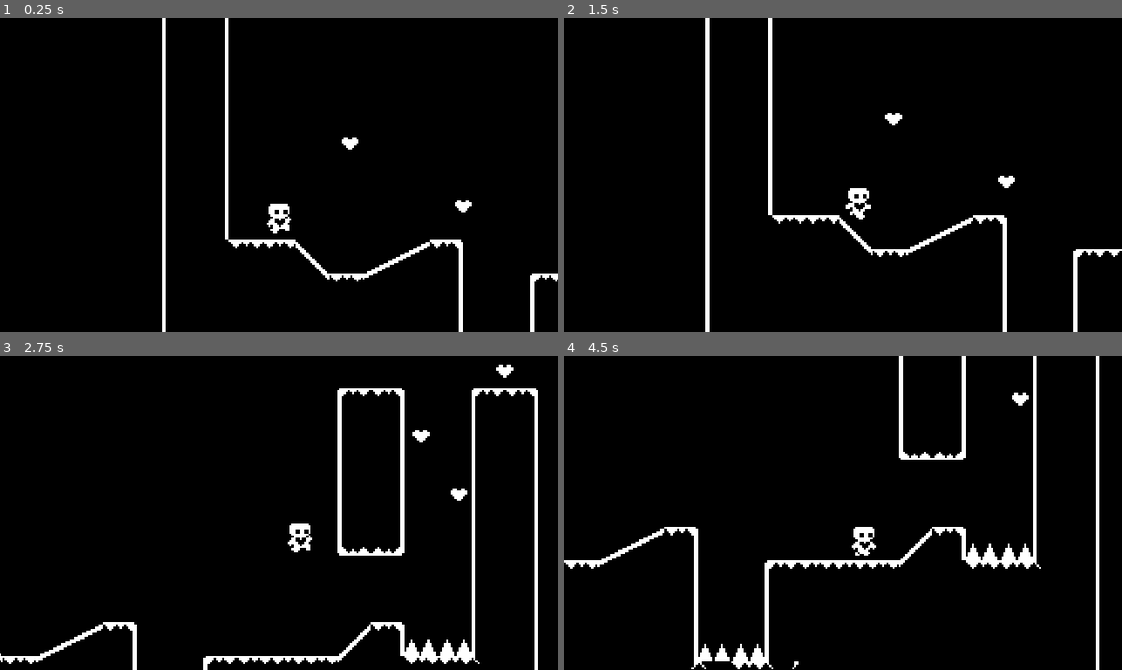
Above: before the commit, frames 1-4 (two rows, left to right).
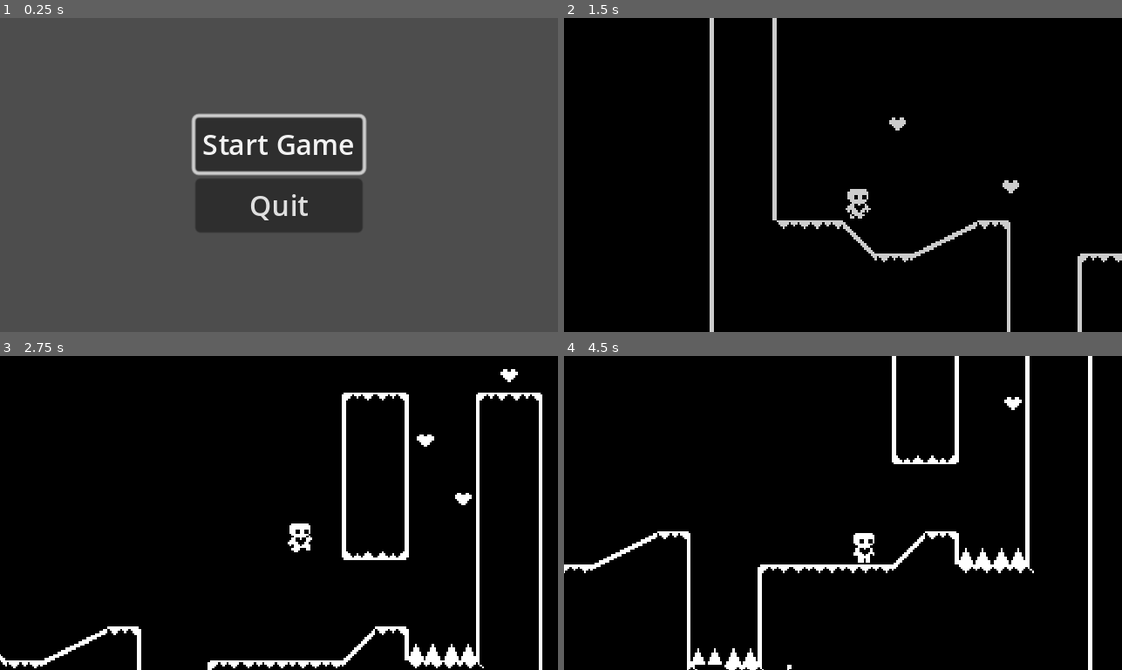
Above: after the commit, the same moments.

Repository: dazheng6/Heart-Platformer
Game: Godot game, scene res://Scenes/start_menu.tscn
The game is run twice, just before and just after one commit, with the same random seed, the same clock (stepped at 60 frames per second) and the same inputs. Before the commit the project starts from res://Scenes/level_one.tscn.
Inputs (mouse positions are in pixels of both pictures, inside the frame that each line leads up to):
- Up to frame 1 (0.25 s): no input
- Up to frame 2 (1.5 s): click (843, 143) at 0.5 s, where only the run after the commit has a clickable "Start Game"; hold Right (move_right) from 1.28 s (still down)
- Up to frame 3 (2.75 s): keep holding Right (move_right); tap Space (jump) at 1.52, 2.27 s
- Up to frame 4 (4.5 s): release Right (move_right) at 2.78 s; hold A (move_left) 2.78-3.53 s; hold Right (move_right) from 3.53 s (still down); tap Space (jump) at 3.77 s

The runs differ from the first frame. In frame 1, 100% of the frame differs, in the area x 0-100%, y 0-100%; in frame 2, 5.4%; in frame 3, 7.2%; in frame 4, 7.3%.

Commit message:
Finished Progress Check 10

Diff:
--- a/Scenes/level_transition.tscn
+++ b/Scenes/level_transition.tscn
@@ -1,6 +1,6 @@
 [gd_scene load_steps=6 format=3 uid="uid://b42xkw66pkthw"]
 
-[ext_resource type="Script" path="res://Scenes/level_transition.gd" id="1_rmjvg"]
+[ext_resource type="Script" path="res://Scripts/level_transition.gd" id="1_rmjvg"]
 
 [sub_resource type="Animation" id="Animation_t0aja"]
 length = 0.001
@@ -71,4 +71,5 @@
 anchor_bottom = 1.0
 grow_horizontal = 2
 grow_vertical = 2
+mouse_filter = 2
 color = Color(0, 0, 0, 0)
--- /dev/null
+++ b/Scenes/start_menu.tscn
@@ -0,0 +1,26 @@
+[gd_scene load_steps=2 format=3 uid="uid://6afht3mywrm3"]
+
+[ext_resource type="Script" path="res://Scripts/start_menu.gd" id="1_yfdsn"]
+
+[node name="StartMenu" type="CenterContainer"]
+anchors_preset = 15
+anchor_right = 1.0
+anchor_bottom = 1.0
+grow_horizontal = 2
+grow_vertical = 2
+script = ExtResource("1_yfdsn")
+
+[node name="VBoxContainer" type="VBoxContainer" parent="."]
+layout_mode = 2
+
+[node name="StartGameButton" type="Button" parent="VBoxContainer"]
+unique_name_in_owner = true
+layout_mode = 2
+text = "Start Game"
+
+[node name="QuitButton" type="Button" parent="VBoxContainer"]
+layout_mode = 2
+text = "Quit"
+
+[connection signal="pressed" from="VBoxContainer/StartGameButton" to="." method="_on_start_game_button_pressed"]
+[connection signal="pressed" from="VBoxContainer/QuitButton" to="." method="_on_quit_button_pressed"]
--- /dev/null
+++ b/Scripts/start_menu.gd
@@ -0,0 +1,14 @@
+extends CenterContainer
+
+@onready var start_game_button = %StartGameButton
+
+func _ready():
+	start_game_button.grab_focus()
+
+func _on_start_game_button_pressed():
+	await LevelTransition.fade_to_black()
+	get_tree().change_scene_to_file("res://Scenes/level_one.tscn")
+	LevelTransition.fade_from_black()
+
+func _on_quit_button_pressed():
+	get_tree().quit()
--- a/project.godot
+++ b/project.godot
@@ -11,7 +11,7 @@
 [application]
 
 config/name="Heart Platformer"
-run/main_scene="res://Scenes/level_one.tscn"
+run/main_scene="res://Scenes/start_menu.tscn"
 config/features=PackedStringArray("4.2", "Forward Plus")
 config/icon="res://icon.svg"
 
@@ -30,12 +30,23 @@
 
 [input]
 
+ui_accept={
+"deadzone": 0.5,
+"events": [Object(InputEventKey,"resource_local_to_scene":false,"resource_name":"","device":0,"window_id":0,"alt_pressed":false,"shift_pressed":false,"ctrl_pressed":false,"meta_pressed":false,"pressed":false,"keycode":4194309,"physical_keycode":0,"key_label":0,"unicode":0,"echo":false,"script":null)
+, Object(InputEventKey,"resource_local_to_scene":false,"resource_name":"","device":0,"window_id":0,"alt_pressed":false,"shift_pressed":false,"ctrl_pressed":false,"meta_pressed":false,"pressed":false,"keycode":4194310,"physical_keycode":0,"key_label":0,"unicode":0,"echo":false,"script":null)
+, Object(InputEventKey,"resource_local_to_scene":false,"resource_name":"","device":0,"window_id":0,"alt_pressed":false,"shift_pressed":false,"ctrl_pressed":false,"meta_pressed":false,"pressed":false,"keycode":32,"physical_keycode":0,"key_label":0,"unicode":32,"echo":false,"script":null)
+, Object(InputEventKey,"resource_local_to_scene":false,"resource_name":"","device":-1,"window_id":0,"alt_pressed":false,"shift_pressed":false,"ctrl_pressed":false,"meta_pressed":false,"pressed":false,"keycode":0,"physical_keycode":74,"key_label":0,"unicode":106,"echo":false,"script":null)
+, Object(InputEventJoypadButton,"resource_local_to_scene":false,"resource_name":"","device":-1,"button_index":0,"pressure":0.0,"pressed":true,"script":null)
+]
+}
 ui_left={
 "deadzone": 0.5,
 "events": [Object(InputEventKey,"resource_local_to_scene":false,"resource_name":"","device":0,"window_id":0,"alt_presse …(181 unchanged characters)…
 , Object(InputEventJoypadButton,"resource_local_to_scene":false,"resource_name":"","device":0,"button_index":13,"pressure":0.0,"pressed":false,"script":null)
 , Object(InputEventJoypadMotion,"resource_local_to_scene":false,"resource_name":"","device":0,"axis":0,"axis_value":-1.0,"script":null)
 , Object(InputEventKey,"resource_local_to_scene":false,"resource_name":"","device":-1,"window_id":0,"alt_pressed":false,"shift_pressed":false,"ctrl_pressed":false,"meta_pressed":false,"pressed":false,"keycode":0,"physical_keycode":65,"key_label":0,"unicode":97,"echo":false,"script":null)
+, Object(InputEventKey,"resource_local_to_scene":false,"resource_name":"","device":-1,"window_id":0,"alt_pressed":false,"shift_pressed":false,"ctrl_pressed":false,"meta_pressed":false,"pressed":false,"keycode":0,"physical_keycode":65,"key_label":0,"unicode":97,"echo":false,"script":null)
+, Object(InputEventJoypadMotion,"resource_local_to_scene":false,"resource_name":"","device":-1,"axis":0,"axis_value":-1.0,"script":null)
 ]
 }
 ui_right={
@@ -44,6 +55,8 @@
 , Object(InputEventJoypadButton,"resource_local_to_scene":false,"resource_name":"","device":0,"button_index":14,"pressure":0.0,"pressed":false,"script":null)
 , Object(InputEventJoypadMotion,"resource_local_to_scene":false,"resource_name":"","device":0,"axis":0,"axis_value":1.0,"script":null)
 , Object(InputEventKey,"resource_local_to_scene":false,"resource_name":"","device":-1,"window_id":0,"alt_pressed":false,"shift_pressed":false,"ctrl_pressed":false,"meta_pressed":false,"pressed":false,"keycode":0,"physical_keycode":68,"key_label":0,"unicode":100,"echo":false,"script":null)
+, Object(InputEventKey,"resource_local_to_scene":false,"resource_name":"","device":-1,"window_id":0,"alt_pressed":false,"shift_pressed":false,"ctrl_pressed":false,"meta_pressed":false,"pressed":false,"keycode":0,"physical_keycode":68,"key_label":0,"unicode":100,"echo":false,"script":null)
+, Object(InputEventJoypadMotion,"resource_local_to_scene":false,"resource_name":"","device":-1,"axis":0,"axis_value":1.0,"script":null)
 ]
 }
 ui_up={
@@ -52,6 +65,17 @@
 , Object(InputEventJoypadButton,"resource_local_to_scene":false,"resource_name":"","device":0,"button_index":11,"pressure":0.0,"pressed":false,"script":null)
 , Object(InputEventJoypadMotion,"resource_local_to_scene":false,"resource_name":"","device":0,"axis":1,"axis_value":-1.0,"script":null)
 , Object(InputEventKey,"resource_local_to_scene":false,"resource_name":"","device":-1,"window_id":0,"alt_pressed":false,"shift_pressed":false,"ctrl_pressed":false,"meta_pressed":false,"pressed":false,"keycode":0,"physical_keycode":32,"key_label":0,"unicode":32,"echo":false,"script":null)
+, Object(InputEventKey,"resource_local_to_scene":false,"resource_name":"","device":-1,"window_id":0,"alt_pressed":false,"shift_pressed":false,"ctrl_pressed":false,"meta_pressed":false,"pressed":false,"keycode":0,"physical_keycode":87,"key_label":0,"unicode":119,"echo":false,"script":null)
+, Object(InputEventJoypadMotion,"resource_local_to_scene":false,"resource_name":"","device":-1,"axis":1,"axis_value":-1.0,"script":null)
+]
+}
+ui_down={
+"deadzone": 0.5,
+"events": [Object(InputEventKey,"resource_local_to_scene":false,"resource_name":"","device":0,"window_id":0,"alt_pressed":false,"shift_pressed":false,"ctrl_pressed":false,"meta_pressed":false,"pressed":false,"keycode":4194322,"physical_keycode":0,"key_label":0,"unicode":0,"echo":false,"script":null)
+, Object(InputEventJoypadButton,"resource_local_to_scene":false,"resource_name":"","device":0,"button_index":12,"pressure":0.0,"pressed":false,"script":null)
+, Object(InputEventJoypadMotion,"resource_local_to_scene":false,"resource_name":"","device":0,"axis":1,"axis_value":1.0,"script":null)
+, Object(InputEventKey,"resource_local_to_scene":false,"resource_name":"","device":-1,"window_id":0,"alt_pressed":false,"shift_pressed":false,"ctrl_pressed":false,"meta_pressed":false,"pressed":false,"keycode":0,"physical_keycode":83,"key_label":0,"unicode":115,"echo":false,"script":null)
+, Object(InputEventJoypadMotion,"resource_local_to_scene":false,"resource_name":"","device":-1,"axis":1,"axis_value":1.0,"script":null)
 ]
 }
 move_right={
Renamed: Scenes/level_transition.gd -> Scripts/level_transition.gd
